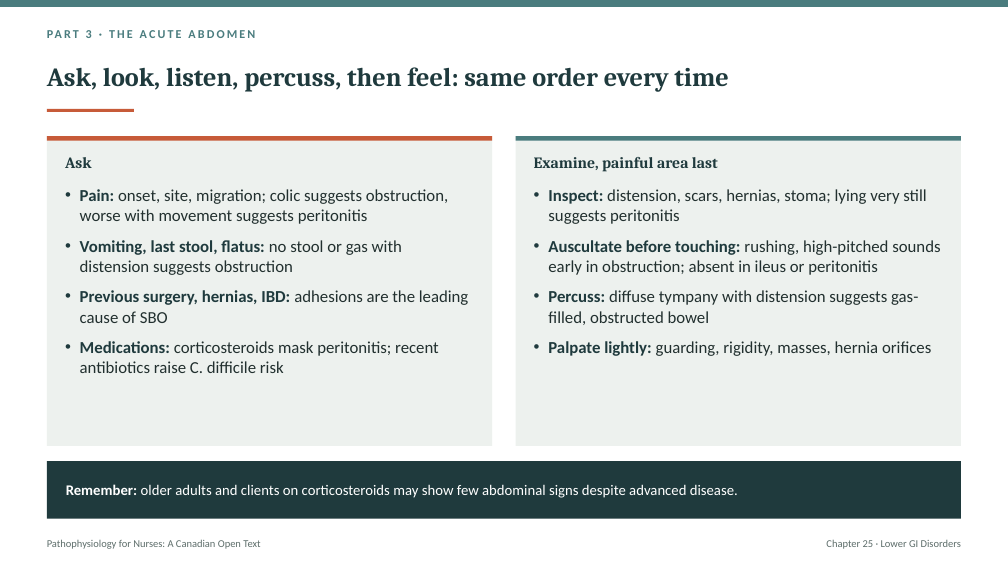
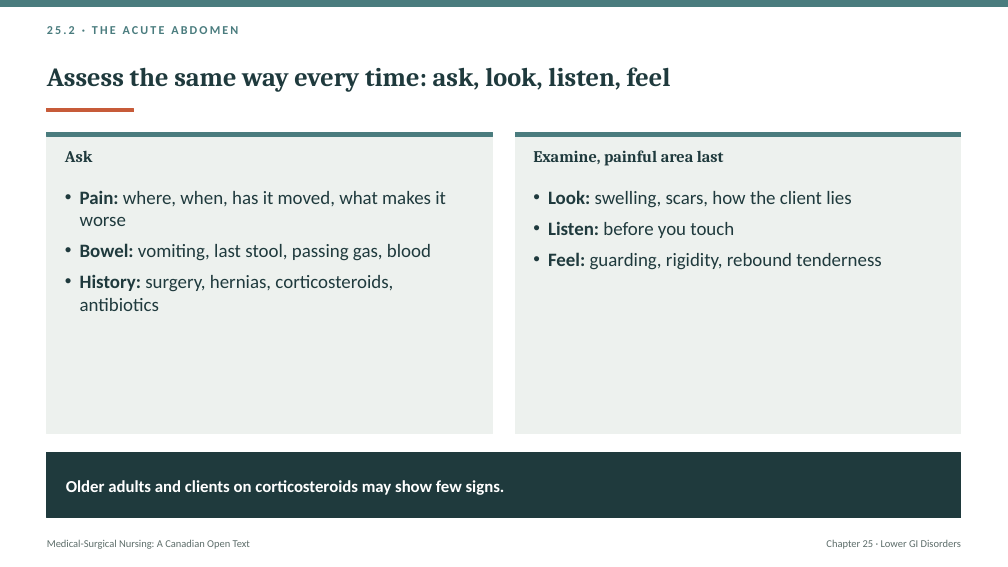
Before and after one commit to andrewleenl/opensourcenursing, a slide deck: slide 8 of Ch25_Lower_Gastrointestinal_Disorders_Lecture_Presentation.pptx (slide 21 before the commit). Drawn at 1008x567 pixels with LibreOffice and Linux fonts; fonts in the diff are those of the drawing. Boxes give left, top, right and bottom in pixels: in the first picture for what was removed or moved away, otherwise in the second. Text is boxed around its words. In the diff, an @@ line names an element or a change of style, - is before the commit and + after.

```diff
--- a/Ch25_Lower_Gastrointestinal_Disorders_Lecture_Presentation.pptx
+++ b/Ch25_Lower_Gastrointestinal_Disorders_Lecture_Presentation.pptx
@@ text at [47, 26, 238, 34]: text changed @@
-PART 3 · THE ACUTE ABDOMEN
+25.2 · THE ACUTE ABDOMEN
@@ text "25.2 · THE ACUTE ABDOMEN" at [47, 26, 238, 34]: vertical alignment middle to top @@
@@ title at [47, 67, 671, 92]: text changed @@
-Ask, look, listen, percuss, then feel: same order every time
+Assess the same way every time: ask, look, listen, feel
@@ rectangle: place and size @@
-rectangle at [47, 136, 492, 141]
+rectangle at [47, 132, 492, 137]
@@ rectangle at [47, 132, 492, 137]: fill #C75B39 to #4A7C7E; outline none to #4A7C7E 1 pt @@
@@ rectangle: place and size @@
-rectangle at [47, 136, 492, 446]
+rectangle at [47, 132, 492, 434]
@@ rectangle at [47, 132, 492, 434]: outline none to #EDF1EE 1 pt @@
@@ text "Ask" at [65, 150, 92, 162]: size 15 to 15.5 pt; vertical alignment middle to top @@
@@ rectangle: place and size @@
-rectangle at [516, 136, 961, 141]
+rectangle at [516, 132, 961, 137]
@@ rectangle at [516, 132, 961, 137]: outline none to #4A7C7E 1 pt @@
@@ rectangle at [516, 132, 961, 434]: outline none to #EDF1EE 1 pt @@
@@ rectangle: place and size @@
-rectangle at [516, 136, 961, 446]
+rectangle at [516, 132, 961, 434]
@@ text "Examine, painful area last" at [533, 150, 724, 166]: size 15 to 15.5 pt; vertical alignment middle to top @@
@@ text at [80, 191, 446, 311]: text changed; size 16 to 18 pt; text colour #22302F to #1F3A3D @@
-• Pain: onset, site, migration; colic suggests obstruction, worse with movement suggests peritonitis
-• Vomiting, last stool, flatus: no stool or gas with distension suggests obstruction
-• Previous surgery, hernias, IBD: adhesions are the leading cause of SBO
-• Medications: corticosteroids mask peritonitis; recent antibiotics raise C. difficile risk
+• Pain: where, when, has it moved, what makes it worse
+• Bowel: vomiting, last stool, passing gas, blood
+• History: surgery, hernias, corticosteroids, antibiotics
@@ text at [548, 190, 881, 270]: text changed; size 16 to 18 pt; text colour #22302F to #1F3A3D @@
-• Inspect: distension, scars, hernias, stoma; lying very still suggests peritonitis
-• Auscultate before touching: rushing, high-pitched sounds early in obstruction; absent in ileus or peritonitis
-• Percuss: diffuse tympany with distension suggests gas-filled, obstructed bowel
-• Palpate lightly: guarding, rigidity, masses, hernia orifices
+• Look: swelling, scars, how the client lies
+• Listen: before you touch
+• Feel: guarding, rigidity, rebound tenderness
@@ rectangle: place and size @@
-rectangle at [47, 461, 961, 519]
+rectangle at [47, 453, 961, 518]
@@ rectangle at [47, 453, 961, 518]: outline none to #1F3A3D 1 pt @@
@@ text at [66, 480, 505, 495]: text changed; size 14 to 16 pt; bold on @@
-Remember: older adults and clients on corticosteroids may show few abdominal signs despite advanced disease.
+Older adults and clients on corticosteroids may show few signs.
@@ text at [47, 539, 250, 549]: text changed @@
-Pathophysiology for Nurses: A Canadian Open Text
+Medical-Surgical Nursing: A Canadian Open Text
```
Also in this commit, not shown: 8 other slides changed, 26 slides added, 46 slides removed, 3 other files.
